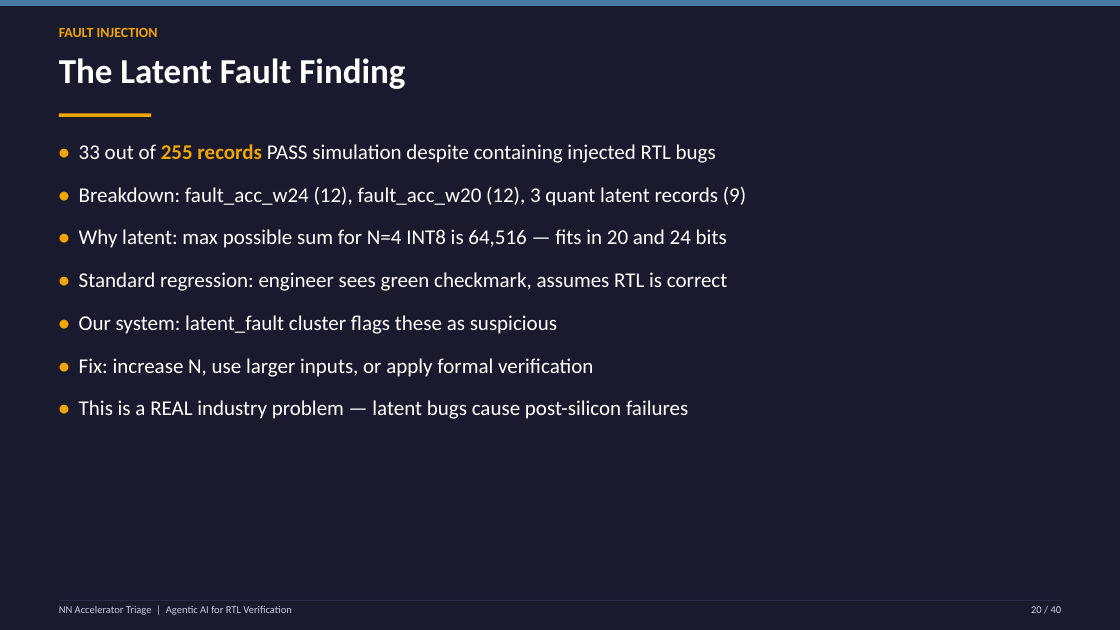
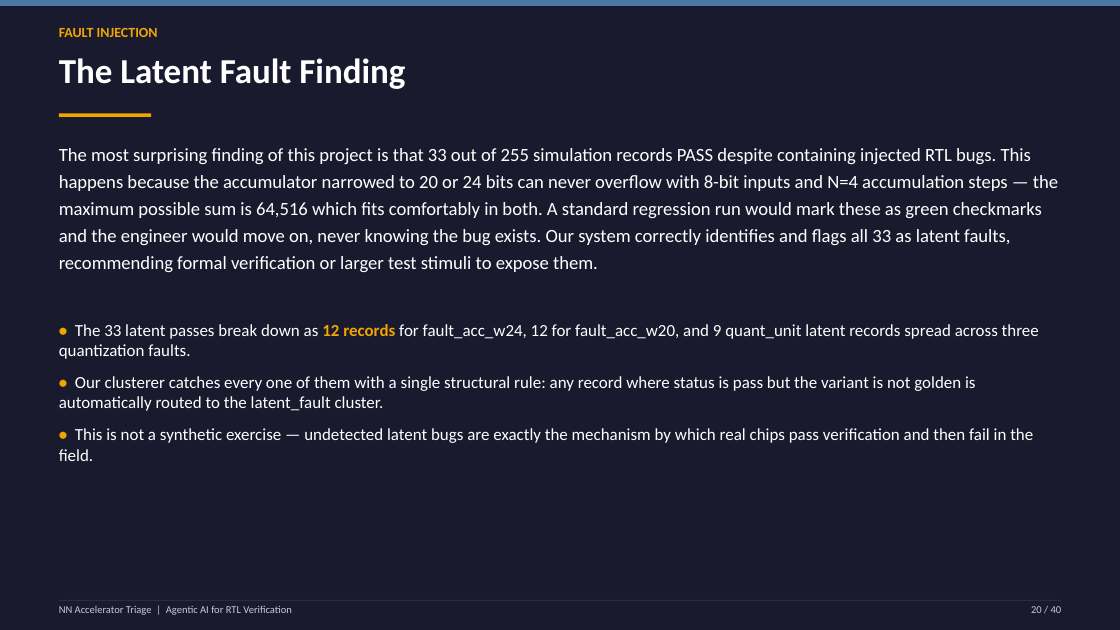
Before and after one commit to Sumedh350/nn-accel-triage, a slide deck: slide 20 of reports/nn_accel_triage_presentation.pptx. Drawn at 1120x630 pixels with LibreOffice and Linux fonts; fonts in the diff are those of the drawing. Boxes give left, top, right and bottom in pixels: in the first picture for what was removed or moved away, otherwise in the second. Text is boxed around its words. In the diff, an @@ line names an element or a change of style, - is before the commit and + after.

```diff
--- a/reports/nn_accel_triage_presentation.pptx
+++ b/reports/nn_accel_triage_presentation.pptx
@@ text at box(59, 148, 1058, 272): text changed; size 18 to 16 pt @@
-• 33 out of 255 records PASS simulation despite containing injected RTL bugs
-• Breakdown: fault_acc_w24 (12), fault_acc_w20 (12), 3 quant latent records (9)
-• Why latent: max possible sum for N=4 INT8 is 64,516 — fits in 20 and 24 bits
-• Standard regression: engineer sees green checkmark, assumes RTL is correct
-• Our system: latent_fault cluster flags these as suspicious
-• Fix: increase N, use larger inputs, or apply formal verification
-• This is a REAL industry problem — latent bugs cause post-silicon failures
+The most surprising finding of this project is that 33 out of 255 simulation records PASS despite containing injected RTL bugs. This happens because the accumulator narrowed to 20 or 24 bits can never overflow with 8-bit inputs and N=4 accumulation steps — the maximum possible sum is 64,516 which fits comfortably in both. A standard regression run would mark these as green checkmarks and the engineer would move on, never knowing the bug exists. Our system correctly identifies and flags all 33 as latent faults, recommending formal verification or larger test stimuli to expose them.
@@ text added at box(59, 324, 1039, 461), 14.5 pt, text #FFFFFF @@
+• The 33 latent passes break down as 12 records for fault_acc_w24, 12 for fault_acc_w20, and 9 quant_unit latent records spread across three quantization faults.
+• Our clusterer catches every one of them with a single structural rule: any record where status is pass but the variant is not golden is automatically routed to the latent_fault cluster.
+• This is not a synthetic exercise — undetected latent bugs are exactly the mechanism by which real chips pass verification and then fail in the field.
```
Also in this commit, not shown: 36 other slides changed.
